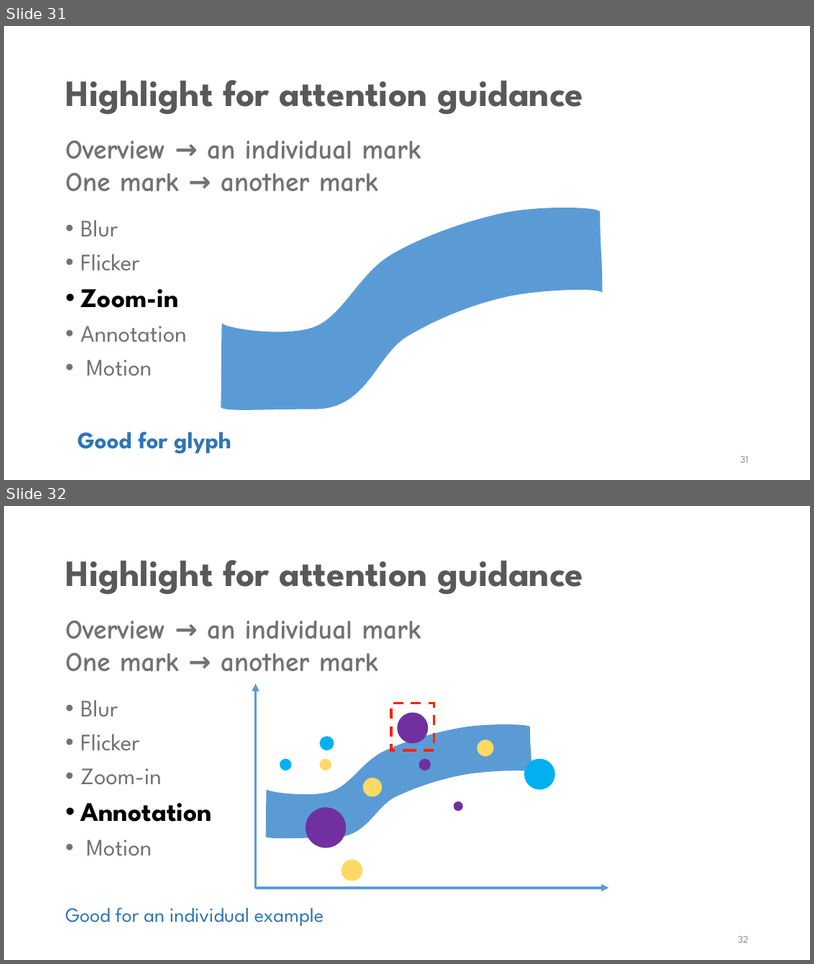
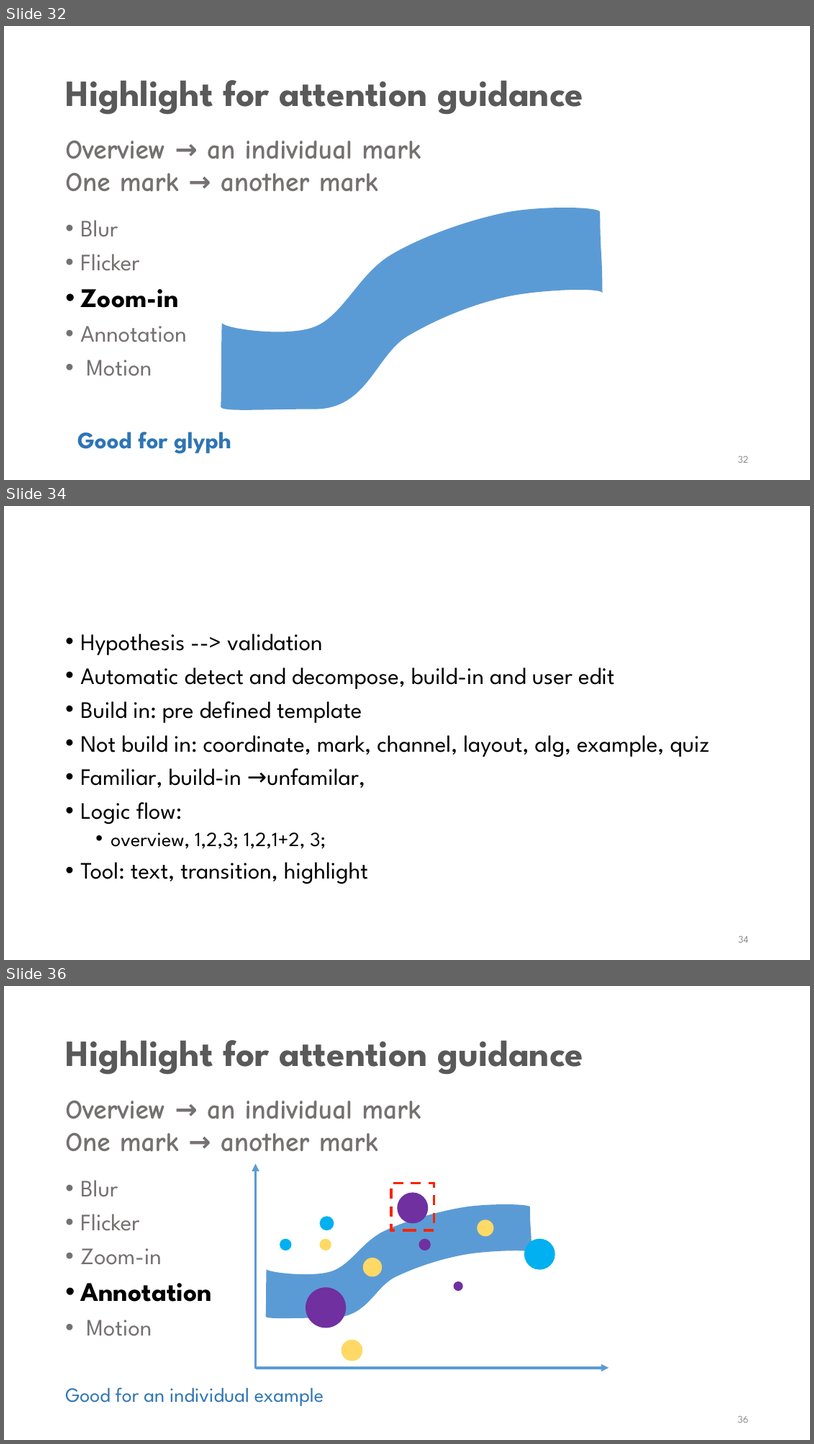
Before and after one commit to wangqianwen0418/decompose-vis, a slide deck: Narvis.pptx. Shown one above the other, each under a label of ours: slides 31 and 32 before the commit, slides 32, 34 and 36 after it; the slides between them are not shown. The pictures are 814x964 and 814x1444 pixels, drawn with LibreOffice and Linux fonts; fonts in the diff are those of the drawing. Boxes give left, top, right and bottom in pixels: in the first picture for what was removed or moved away, otherwise in the second. Text is boxed around its words. In the diff, an @@ line names an element or a change of style, - is before the commit and + after.

```diff
--- a/Narvis.pptx
+++ b/Narvis.pptx
@@ slide 34 added at [4,506,810,960], background #FFFFFF @@
@@ text added at [80,633,710,883], 28 pt, text #000000 @@
+• Hypothesis --> validation
+• Automatic detect and decompose, build-in and user edit
+• Build in: pre defined template
+• Not build in: coordinate, mark, channel, layout, alg, example, quiz
+• Familiar, build-in →unfamilar,
+• Logic flow:
+  • overview, 1,2,3; 1,2,1+2, 3;
+• Tool: text, transition, highlight
@@ page number added at [738,935,748,942], 12 pt, text #8C8C8C @@
+34
@@ what was slide 31 is now slide 32 @@
@@ page number at [738,455,749,462]: text changed @@
-31
+32
@@ what was slide 32 is now slide 36 @@
@@ page number at [738,1416,749,1422]: text changed @@
-32
+36
```
Also in this commit, not shown: 4 slides changed, 3 other slides added, 7 other files.
